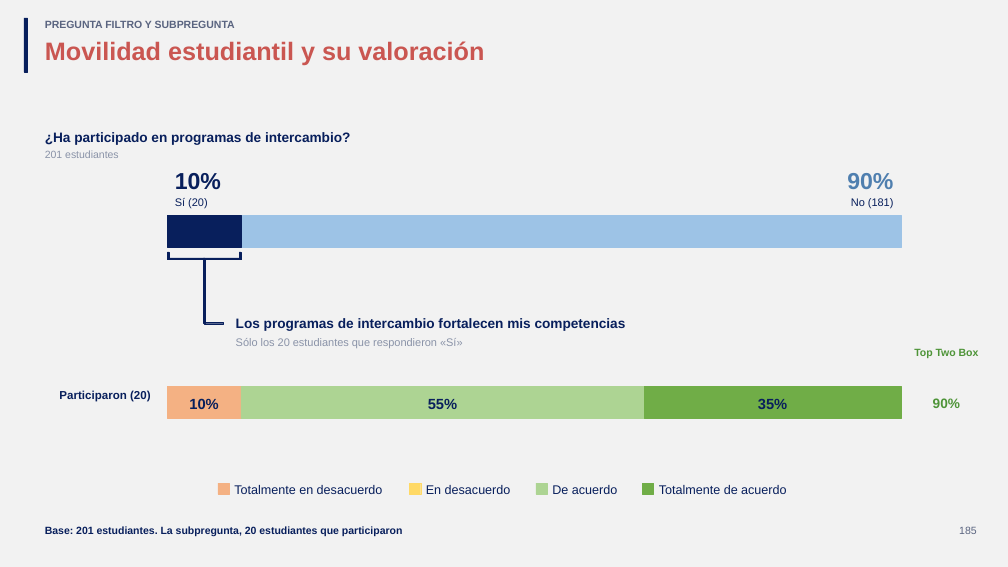
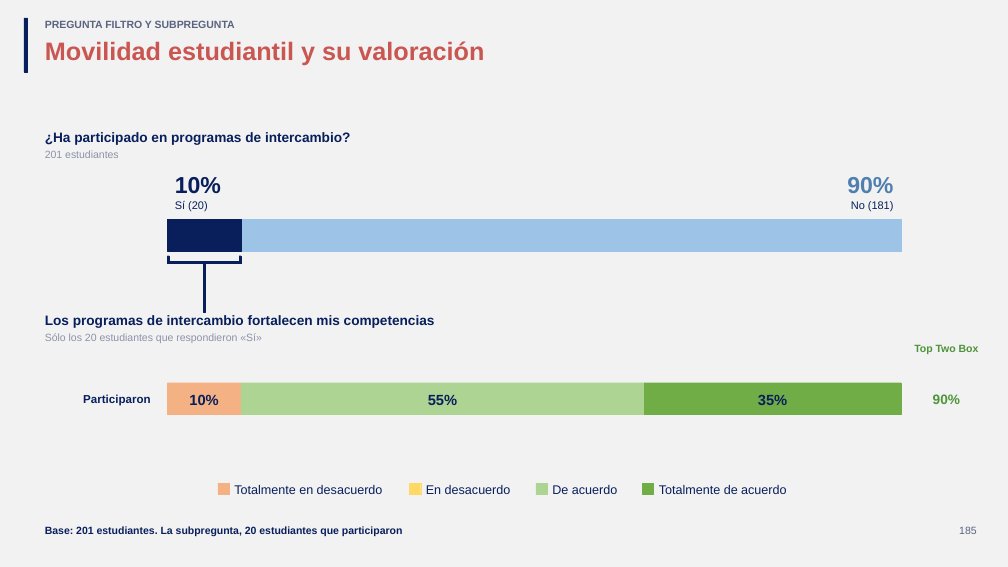
Before and after one commit to GonzaloAlmendariz/prosecnur-app, a slide deck: slide 185 of docs/qa/motor-ppt-2026-10-06/4-recetario/recetario-moderna.pptx. Drawn at 1008x567 pixels with LibreOffice and Linux fonts; fonts in the diff are those of the drawing; background and template pictures are left out. Boxes give left, top, right and bottom in pixels: in the first picture for what was removed or moved away, otherwise in the second. Text is boxed around its words. In the diff, an @@ line names an element or a change of style, - is before the commit and + after.

```diff
--- a/docs/qa/motor-ppt-2026-10-06/4-recetario/recetario-moderna.pptx
+++ b/docs/qa/motor-ppt-2026-10-06/4-recetario/recetario-moderna.pptx
@@ 5 rectangles, 4 texts: place and size @@
-5 rectangles, 4 texts at box(167, 173, 901, 259)
+5 rectangles, 4 texts at box(167, 177, 901, 263)
@@ rectangle: place and size @@
-rectangle at box(203, 258, 205, 323)
+rectangle at box(203, 262, 205, 312)
@@ text "Los programas de intercambio fortalecen ...": place and size @@
-text "Los programas de intercambio fortalecen ..." at box(236, 318, 626, 331)
+text "Los programas de intercambio fortalecen ..." at box(45, 315, 435, 328)
@@ text "Sólo los 20 estudiantes que ...": place and size @@
-text "Sólo los 20 estudiantes que ..." at box(236, 338, 463, 348)
+text "Sólo los 20 estudiantes que ..." at box(45, 333, 262, 343)
@@ text "Sólo los 20 estudiantes que ..." at box(45, 333, 262, 343): size 10.5 to 10 pt @@
@@ rectangle removed at box(204, 322, 223, 324) @@
@@ 5 texts, 3 rectangles: place and size @@
-5 texts, 3 rectangles at box(167, 349, 979, 418)
+5 texts, 3 rectangles at box(167, 345, 979, 414)
@@ text at box(83, 394, 150, 406): text changed @@
-Participaron (20)
+Participaron
```
Also in this commit, not shown: 3 other slides changed, 8 other files.
